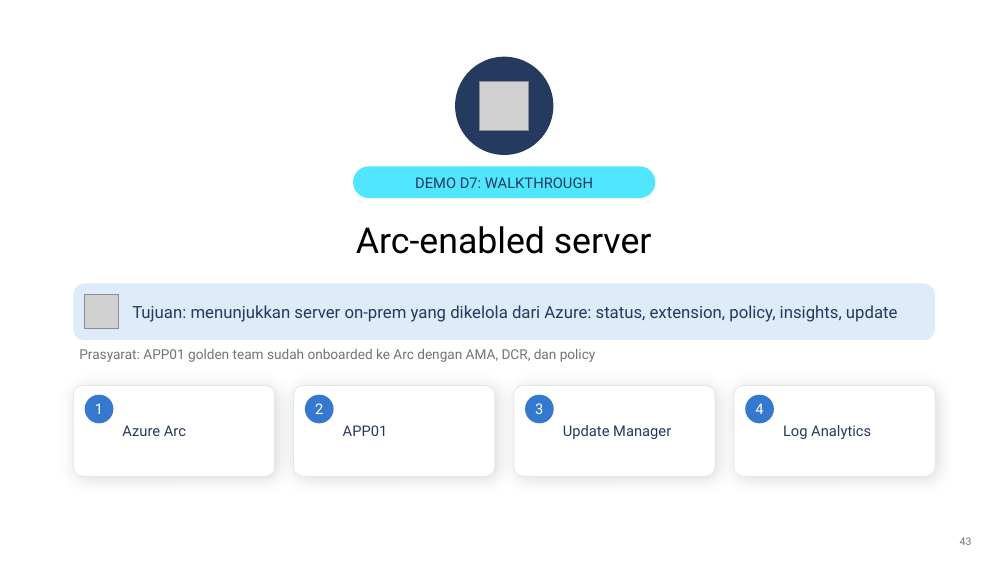
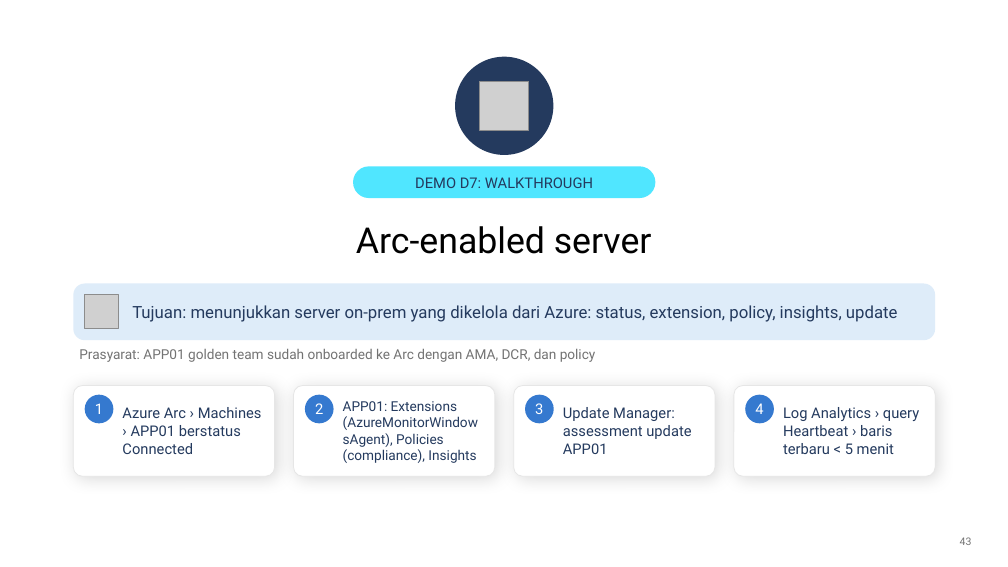
Before and after one commit to medisa-aris/azure-landing-zone-training, a slide deck: slide 43 of slides/pptx/slide_day04_hybrid-connectivity-operations.pptx. Drawn at 1008x567 pixels with LibreOffice and Linux fonts; fonts in the diff are those of the drawing; grey boxes stand for pictures; background and template pictures are left out. Boxes give left, top, right and bottom in pixels: in the first picture for what was removed or moved away, otherwise in the second. Text is boxed around its words. In the diff, an @@ line names an element or a change of style, - is before the commit and + after.

```diff
--- a/slides/pptx/slide_day04_hybrid-connectivity-operations.pptx
+++ b/slides/pptx/slide_day04_hybrid-connectivity-operations.pptx
@@ text at box(122, 407, 262, 454): text changed @@
-Azure Arc
+Azure Arc › Machines › APP01 berstatus Connected
@@ text at box(343, 401, 476, 463): text changed; size 14 to 13 pt @@
-APP01
+APP01: Extensions (AzureMonitorWindowsAgent), Policies (compliance), Insights
@@ text at box(563, 407, 691, 454): text changed @@
-Update Manager
+Update Manager: assessment update APP01
@@ text at box(783, 407, 919, 454): text changed @@
-Log Analytics
+Log Analytics › query Heartbeat › baris terbaru < 5 menit
```
Also in this commit, not shown: 16 other slides changed, 6 other files.
